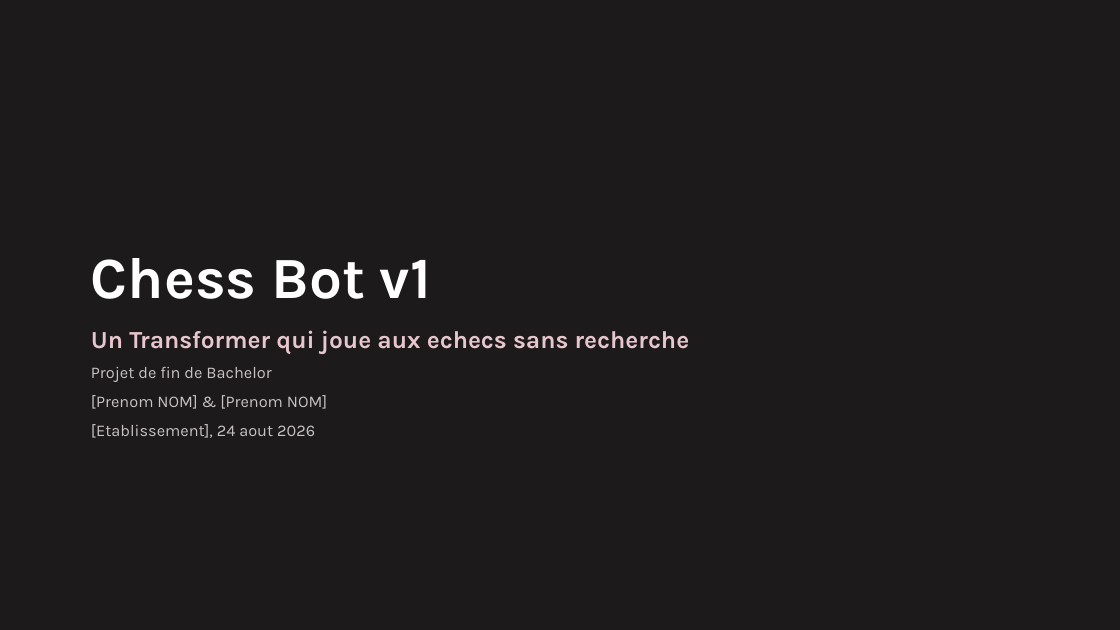
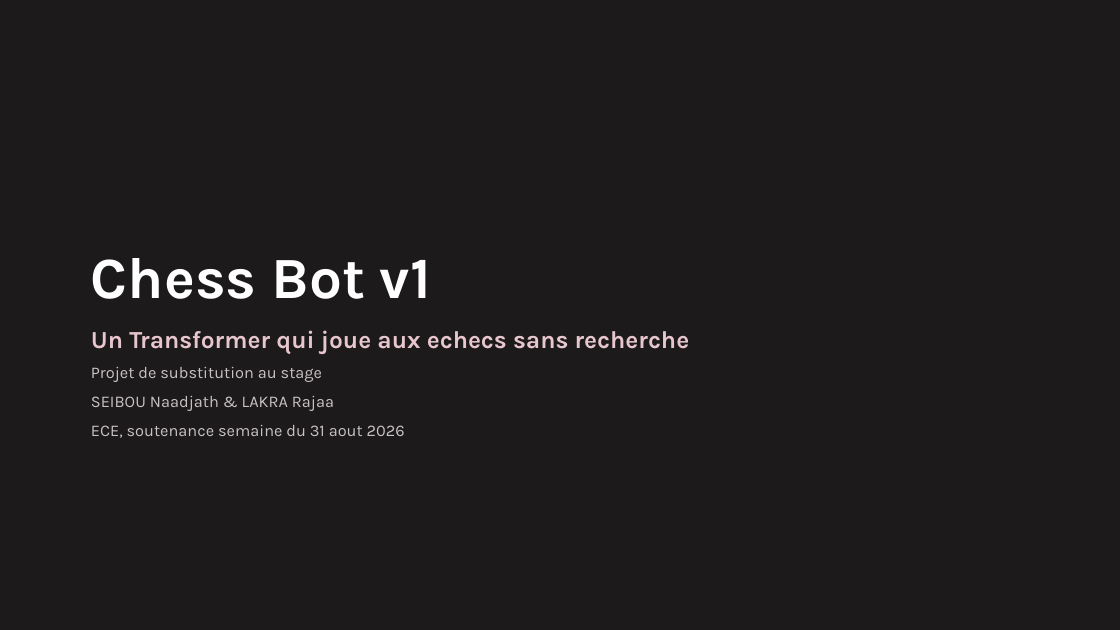
Before and after one commit to naadjath/chess-bot-v1, a slide deck: slide 1 of Soutenance_Chess_Bot_v1.pptx. Drawn at 1120x630 pixels with LibreOffice and Linux fonts; fonts in the diff are those of the drawing. Boxes give left, top, right and bottom in pixels: in the first picture for what was removed or moved away, otherwise in the second. Text is boxed around its words. In the diff, an @@ line names an element or a change of style, - is before the commit and + after.

```diff
--- a/Soutenance_Chess_Bot_v1.pptx
+++ b/Soutenance_Chess_Bot_v1.pptx
@@ text at (91,367,405,438): text changed @@
-Projet de fin de Bachelor
-[Prenom NOM] & [Prenom NOM]
-[Etablissement], 24 aout 2026
+Projet de substitution au stage
+SEIBOU Naadjath & LAKRA Rajaa
+ECE, soutenance semaine du 31 aout 2026
```
Also in this commit, not shown: 1 other slide changed, 15 other files.
